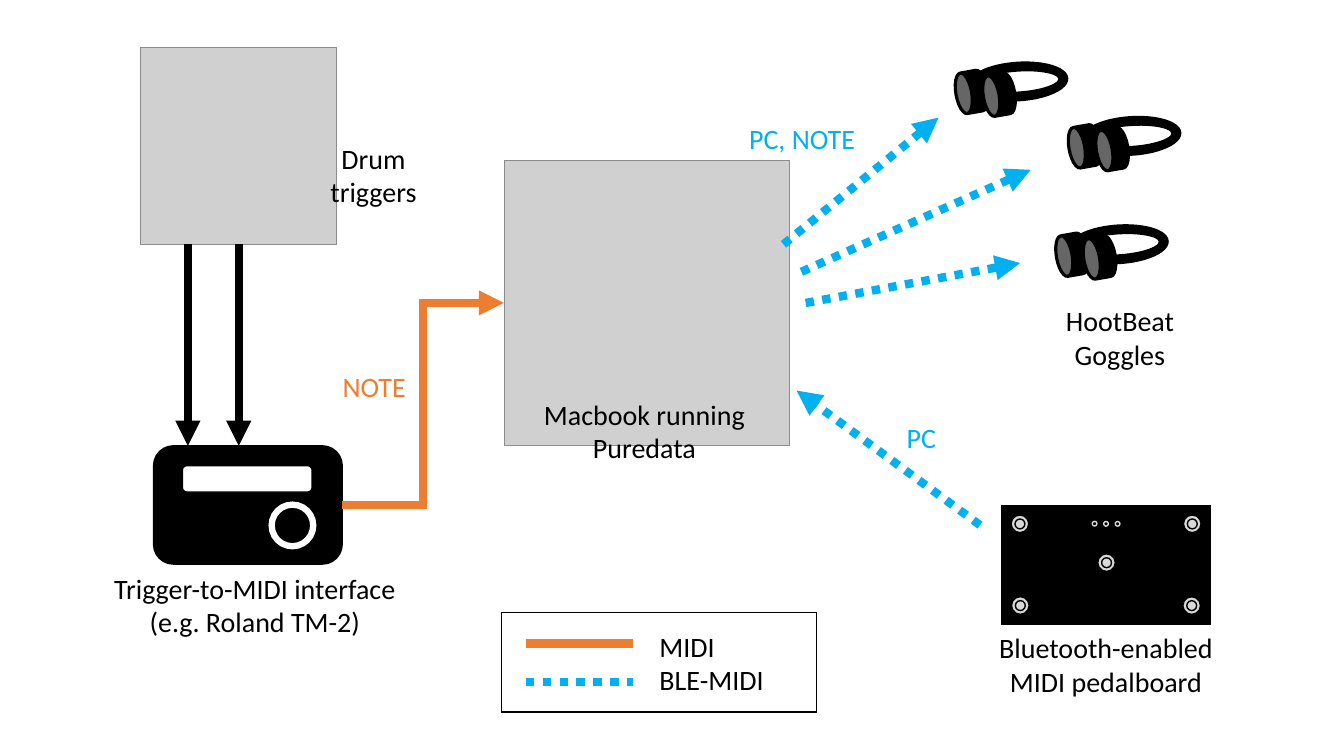
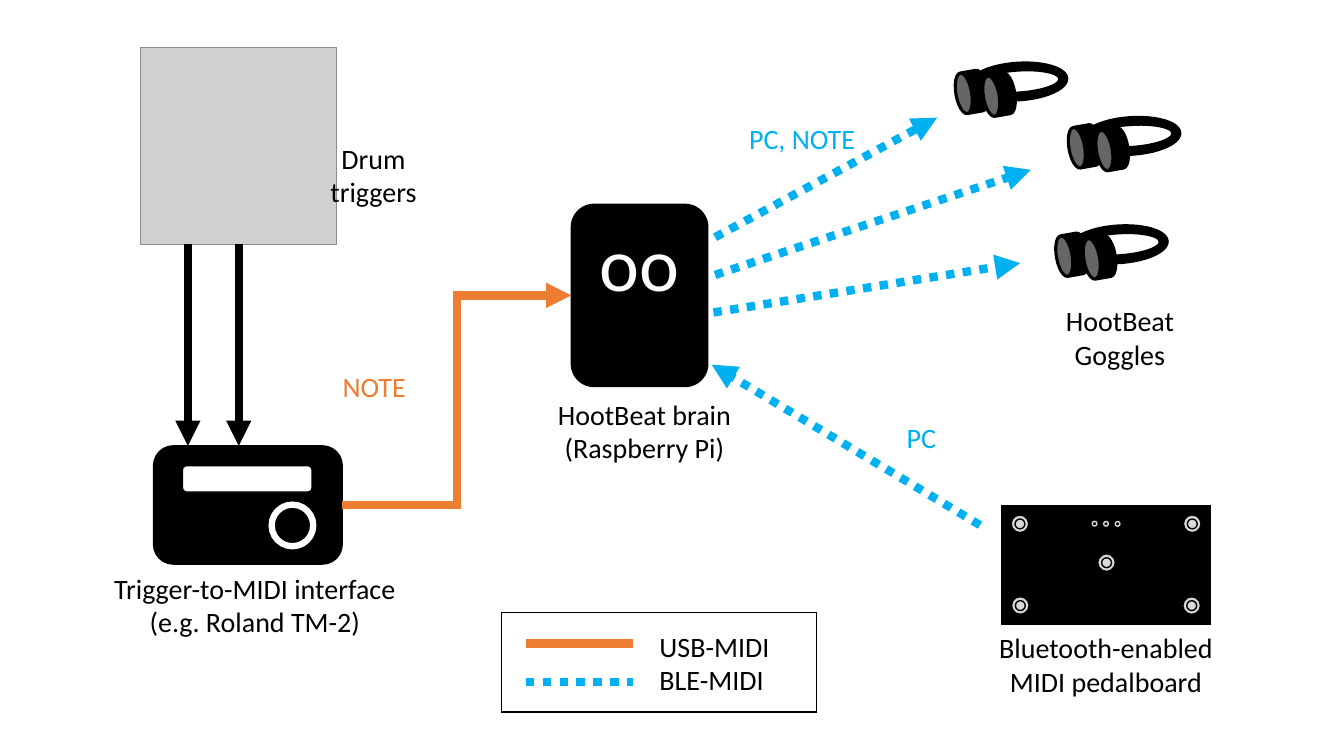
Before and after one commit to jpcarrascal/HootBeat, a slide deck: slide 1 of HootBeat-block_diagram.pptx. Drawn at 1344x756 pixels with LibreOffice and Linux fonts; fonts in the diff are those of the drawing; grey boxes stand for pictures. Boxes give left, top, right and bottom in pixels: in the first picture for what was removed or moved away, otherwise in the second. Text is boxed around its words. In the diff, an @@ line names an element or a change of style, - is before the commit and + after.

```diff
--- a/HootBeat-block_diagram.pptx
+++ b/HootBeat-block_diagram.pptx
@@ arrow moved from (783, 244) - (939, 118) to (715, 237) - (938, 118) @@
@@ picture removed at <box>504,160,790,447</box> @@
@@ arrow moved from (802, 272) - (1031, 170) to (715, 275) - (1031, 170) @@
@@ rounded rectangle added at <box>572,205,708,387</box>, fill #000000, outline #000000 1 pt, 54 pt, text #FFFFFF @@
+oo
@@ arrow moved from (806, 303) - (1020, 263) to (714, 313) - (1020, 263) @@
@@ elbow arrow moved from (342, 505) - (504, 303) to (342, 505) - (572, 295) @@
@@ arrow moved from (980, 525) - (797, 390) to (980, 525) - (712, 365) @@
@@ text at <box>558,405,731,463</box>: text changed @@
-Macbook running Puredata
+HootBeat brain
+(Raspberry Pi)
@@ text at <box>659,639,769,658</box>: text changed @@
-MIDI
+USB-MIDI
```
Also in this commit, not shown: 2 other files.
